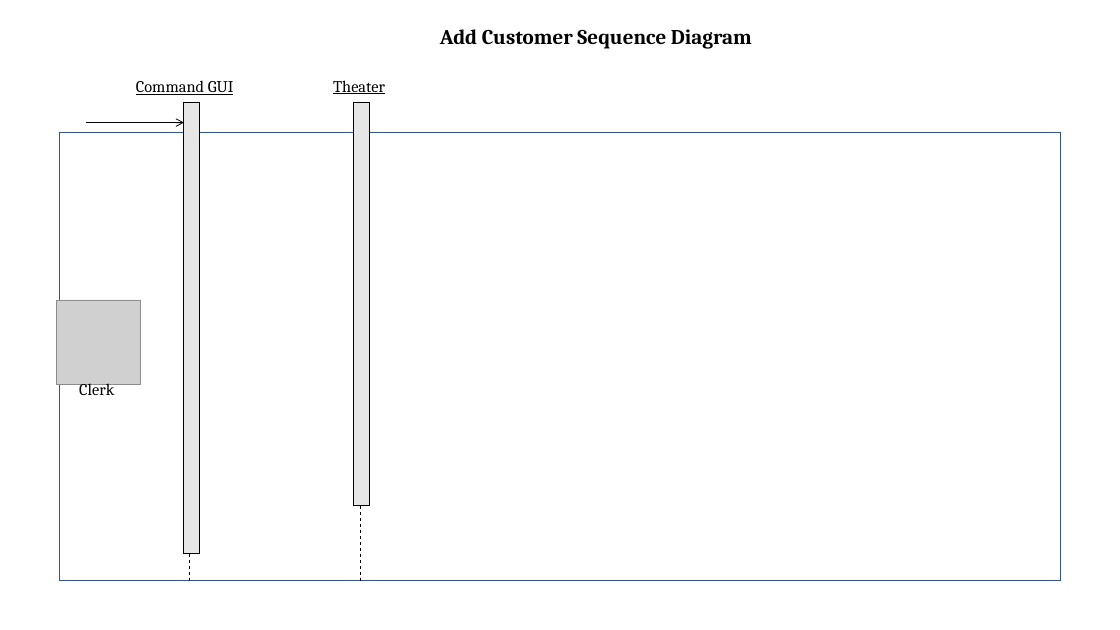
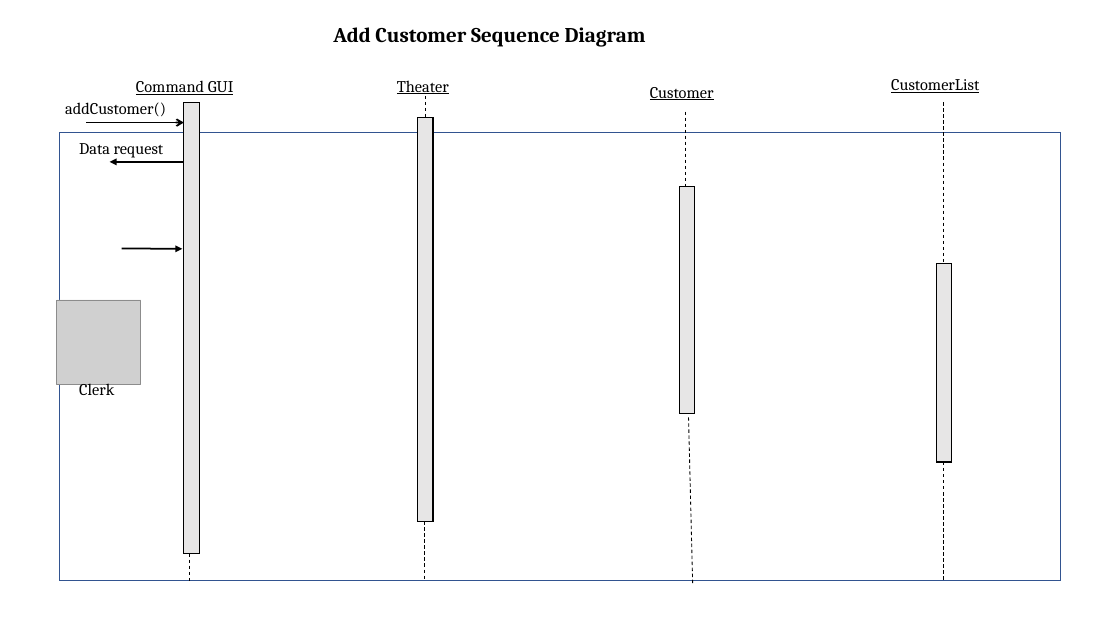
Before and after one commit to CCOJ/TheaterProject, a slide deck: slide 5 of Sequence charts/Sequence Charts.pptx. Drawn at 1120x630 pixels with LibreOffice and Linux fonts; fonts in the diff are those of the drawing; grey boxes stand for pictures. Boxes give left, top, right and bottom in pixels: in the first picture for what was removed or moved away, otherwise in the second. Text is boxed around its words. In the diff, an @@ line names an element or a change of style, - is before the commit and + after.

Commit message:
Updates Sequence chart

```diff
--- a/Sequence charts/Sequence Charts.pptx
+++ b/Sequence charts/Sequence Charts.pptx
@@ text "Add Customer Sequence Diagram" moved from (x1=440, y1=29, x2=752, y2=49) to (x1=333, y1=27, x2=646, y2=47) @@
@@ text "Theater" moved from (x1=333, y1=80, x2=385, y2=94) to (x1=397, y1=80, x2=449, y2=94) @@
@@ text added at (x1=650, y1=87, x2=714, y2=100), 14 pt, text #000000, underline @@
+Customer
@@ text added at (x1=891, y1=79, x2=979, y2=93), 14 pt, text #000000, underline @@
+CustomerList
@@ text added at (x1=65, y1=102, x2=166, y2=116), 14 pt, text #000000 @@
+addCustomer()
@@ rectangle moved from (x1=354, y1=103, x2=369, y2=506) to (x1=418, y1=118, x2=433, y2=521) @@
@@ line added from (425, 96) to (425, 118), #000000 0.75 pt dashed @@
@@ line added from (686, 112) to (686, 187), #000000 0.75 pt dashed @@
@@ line added from (944, 103) to (944, 264), #000000 0.75 pt dashed @@
@@ text added at (x1=79, y1=143, x2=163, y2=158), 14 pt, text #000000 @@
+Data request
@@ arrow (87, 123) - (184, 123): stroke #000000 0.75 pt to #000000 1.5 pt @@
@@ arrow added from (184, 162) to (109, 162), #000000 1.5 pt @@
@@ rectangle added at (x1=680, y1=187, x2=695, y2=413), fill #E7E6E6, outline #000000 1 pt @@
@@ arrow added from (122, 249) to (182, 249), #000000 1.5 pt @@
@@ rectangle added at (x1=936, y1=264, x2=951, y2=462), fill #E7E6E6, outline #000000 1 pt @@
@@ line added from (689, 418) to (693, 586), #000000 0.75 pt dashed @@
@@ line added from (944, 462) to (944, 581), #000000 0.75 pt dashed @@
@@ line moved from (360, 506) - (360, 581) to (424, 522) - (424, 581) @@
```
Also in this commit, not shown: 2 other slides changed.
